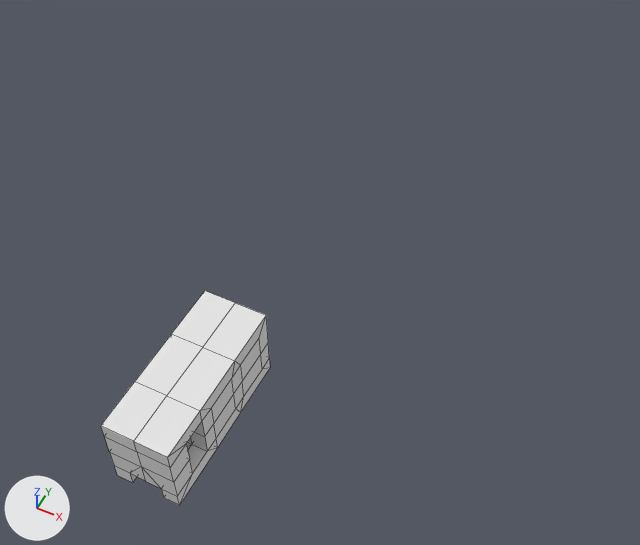
The Blender file assets/monorail.blend, before and after one commit.
Camera for both pictures: a camera (50 mm lens) standing at (3.72, -4.31, 8.68) and looking at (0.65, 1.84, 1.0). Every picture has the same lights, and +X, +Y and +Z are marked at lower left. Mesh edges are drawn as thin lines.

Names of what the first picture shows: 'monorail'.
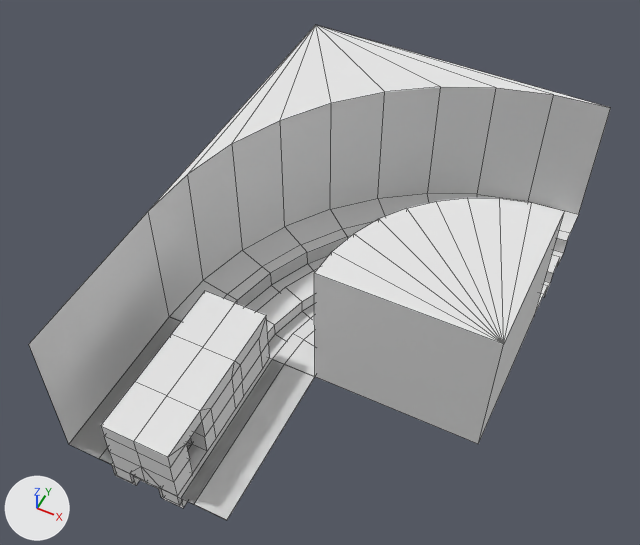
Boxes [x1, y1, x2, y2] around the edits, measured in the pictures (640 x 545 px):
'rail_turn', shown
    after: [148, 25, 611, 444]
'wall', shown
    after: [29, 212, 169, 443]
'floor', added
    after: [70, 318, 315, 520]
'rail', shown
    after: [69, 317, 314, 520]

The change, as a list of edits to the scene's bpy script:
```text
Change me_cube_263:
    used by ob_rail_turn; location = (0.0, 0.0, 0.0)
    remove me_cube_263.from_pydata(...)  # 120 vertices, 99 faces; spans x -1.0..3.0, y 1.0..5.0, z -0.03..0.2
    add me_cube_263.from_pydata(...)  # 143 vertices, 137 faces; spans x -1.0..3.0, y 1.0..5.0, z -0.03..2.0
    me_cube_263 part 1
    3 vertices are added at (3.0, 1.0, 0.2), (3.0, 1.0, 2.0), (-1.0, 5.0, 2.0)
    20 new vertices lie (0.0, 0.0, 1.8) away from vertices in x -1.0..3.0, y 1.0..5.0, z 0.2
    38 new faces join them
Add me_ground:
    me_ground.from_pydata([(-1.0, -1.0, 0.2), (1.0, -1.0, 0.2), (-1.0, 1.0, 0.2), (1.0, 1.0, 0.2)], [], [(0, 1, 3, 2)])
    me_ground.materials.append(mat_material)  # its picture is missing
Change ob_rail_turn:
    remove ob_rail_turn.hide_viewport = True
Change ob_wall:
    remove ob_wall.hide_viewport = True
Change ob_rail:
    remove ob_rail.hide_viewport = True
Add ob_floor:
    ob_floor = bpy.data.objects.new('floor', me_ground)
    ob_floor.location = (0.0, 0.0, 0.0)
```
